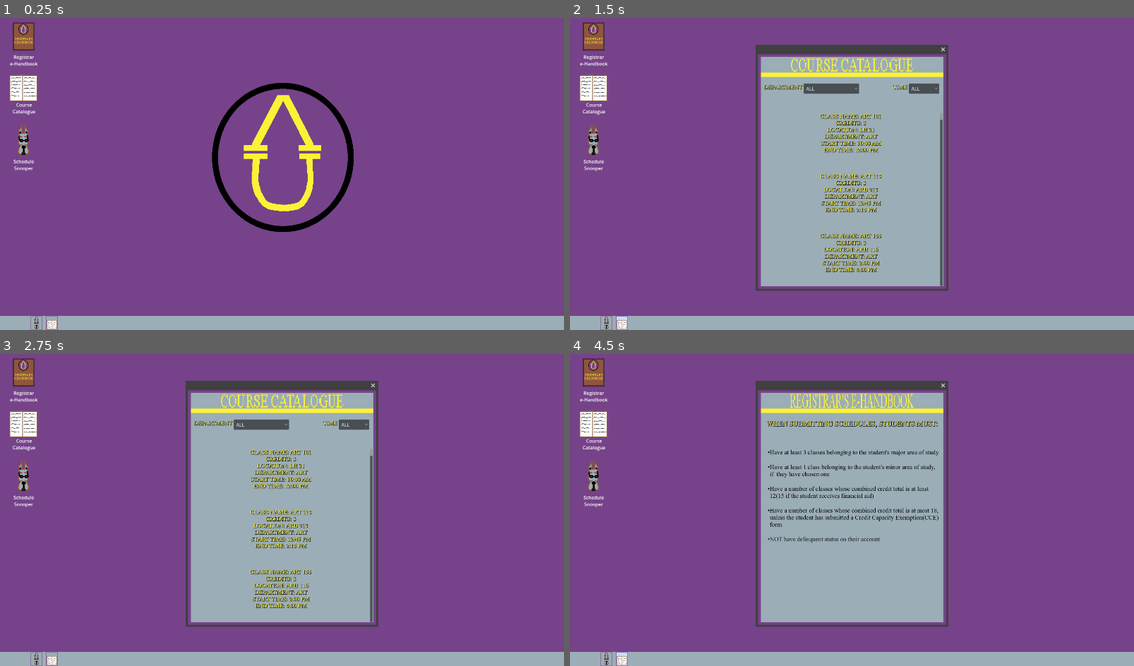
Above: before the commit, frames 1-4 (two rows, left to right).
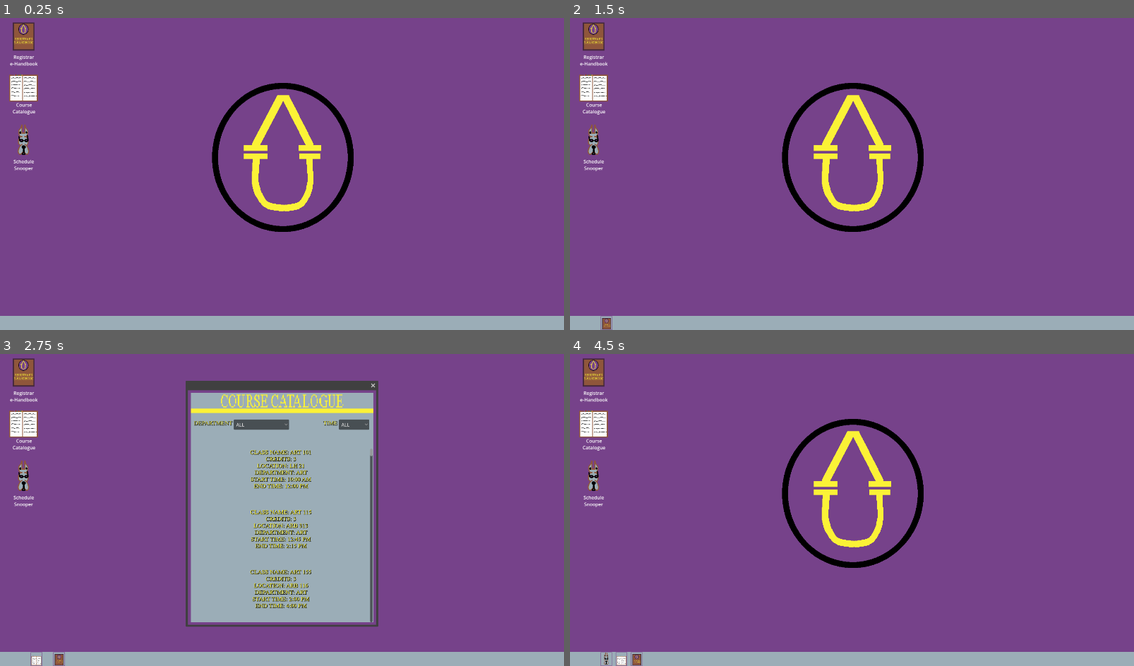
Above: after the commit, the same moments.

Repository: C3PJOE/Registrarent
Game: Godot game, scene res://Scenes/Main.tscn
Same seed, same stepped clock (60 frames per second), same inputs: the game is played once before the commit and once after it.
Inputs (mouse positions are in pixels of both pictures, inside the frame that each line leads up to):
- Up to frame 1 (0.25 s): no input
- Up to frame 2 (1.5 s): click "[center]Registrar[/center] [c…" at 0.5 s; click (620, 323) at 1.27 s
- Up to frame 3 (2.75 s): click "[center]Course Catalogue[cent…" at 2 s
- Up to frame 4 (4.5 s): click "[center]Schedule Snooper[cent…" at 2.75 s; click (603, 659) at 3.5 s; click (620, 659) at 4.25 s

The runs differ from the first frame. In frame 1, 0.1% of the frame differs, in the area x 5-11%, y 95-100%; in frame 2, 26%, in the area x 5-68%, y 8-100%; in frame 3, 0.2%; in frame 4, 26%.

Commit message:
schedules now take student grade into consideration and exclude 100 lvls for seniors and 400 lvls for freshmen

Diff:
--- a/Scenes/CourseCatalogueParentWindow.gd
+++ b/Scenes/CourseCatalogueParentWindow.gd
@@ -1,5 +1,7 @@
 extends Window
 @onready var course_catalogue_window = $CourseCatalogueWindow
+@onready var catalogue_taskbar_button = $"../Desktop/Taskbar/TaskbarShortcutContainer/CatalogueTaskbarButton"
+
 # Called when the node enters the scene tree for the first time.
 func _ready():
 	pass # Replace with function body.
@@ -12,3 +14,4 @@
 	#hides the window when the close button is hit
 	hide()
 	course_catalogue_window.hide()
+	catalogue_taskbar_button.hide()
--- a/Scenes/Main.tscn
+++ b/Scenes/Main.tscn
@@ -7,11 +7,10 @@
 [ext_resource type="Script" path="res://Scenes/ScheduleBrowserParentWindow.gd" id="4_5g6ji"]
 [ext_resource type="Texture2D" uid="uid://dklab118e8sf7" path="res://Assets/sprite1.png" id="5_de07d"]
 [ext_resource type="Texture2D" uid="uid://cvu0vx1x3x1rp" path="res://Assets/TaskbarBrowserIcon.png" id="6_1h1ua"]
-[ext_resource type="Texture2D" uid="uid://cq401s5168vo3" path="res://Assets/TaskbarBrowserIconHovered.png" id="6_4o3tk"]
 [ext_resource type="Texture2D" uid="uid://ltkgnnip50v0" path="res://Assets/TaskbarCatalogueIcon.png" id="7_53cl5"]
 [ext_resource type="Script" path="res://Scenes/ScheduleBrowserWindow.gd" id="7_f7lbd"]
 [ext_resource type="Texture2D" uid="uid://bxy54uli5frc4" path="res://Assets/ClassDictionary.png" id="7_u6a4s"]
-[ext_resource type="Texture2D" uid="uid://ox4mo215sg5h" path="res://Assets/TaskbarCatalogueIconHovered.png" id="8_gu2u2"]
+[ext_resource type="Texture2D" uid="uid://bp5s1jhpkt4kk" path="res://Assets/RegManuaTaskbarIcon.png" id="8_kvmku"]
 [ext_resource type="Texture2D" uid="uid://ps7fk0jmud10" path="res://Assets/Browser.png" id="9_tg8ot"]
 [ext_resource type="BitMap" uid="uid://b4iij4p71paa8" path="res://Assets/TaskbarBrowserIcon.bmp" id="9_us4hl"]
 [ext_resource type="BitMap" uid="uid://dhib12cepcy04" path="res://Assets/RegistrarHandbookIcon.bmp" id="10_c5tvr"]
@@ -218,15 +217,16 @@
 
 [node name="Resume" type="Button" parent="MainContainer/PauseMenu/BoxContainer"]
 layout_mode = 2
+mouse_default_cursor_shape = 2
 text = "Resume"
 
 [node name="Quit" type="Button" parent="MainContainer/PauseMenu/BoxContainer"]
 layout_mode = 2
+mouse_default_cursor_shape = 2
 text = "Quit"
 
 [node name="Desktop" type="TextureRect" parent="MainContainer"]
 layout_mode = 2
-mouse_default_cursor_shape = 2
 texture = ExtResource("2_isq8e")
 
 [node name="Taskbar" type="Panel" parent="MainContainer/Desktop"]
@@ -239,12 +239,12 @@
 [node name="TaskbarShortcutContainer" type="BoxContainer" parent="MainContainer/Desktop/Taskbar"]
 layout_mode = 1
 offset_left = 100.0
-offset_top = 0.5
-offset_right = 202.0
-offset_bottom = 48.5
-mouse_default_cursor_shape = 2
+offset_top = 1.0
+offset_right = 251.0
+offset_bottom = 49.0
 
 [node name="BrowserTaskbarButton" type="TextureButton" parent="MainContainer/Desktop/Taskbar/TaskbarShortcutContainer"]
+visible = false
 layout_mode = 2
 size_flags_horizontal = 3
 focus_mode = 0
@@ -252,12 +252,13 @@
 mouse_default_cursor_shape = 2
 texture_normal = ExtResource("6_1h1ua")
 texture_pressed = ExtResource("6_1h1ua")
-texture_hover = ExtResource("6_4o3tk")
+texture_hover = ExtResource("6_1h1ua")
 texture_click_mask = ExtResource("9_us4hl")
 ignore_texture_size = true
 stretch_mode = 4
 
 [node name="CatalogueTaskbarButton" type="TextureButton" parent="MainContainer/Desktop/Taskbar/TaskbarShortcutContainer"]
+visible = false
 layout_mode = 2
 size_flags_horizontal = 3
 focus_mode = 0
@@ -266,7 +267,22 @@
 keep_pressed_outside = true
 texture_normal = ExtResource("7_53cl5")
 texture_pressed = ExtResource("7_53cl5")
-texture_hover = ExtResource("8_gu2u2")
+texture_hover = ExtResource("7_53cl5")
+texture_click_mask = ExtResource("9_us4hl")
+ignore_texture_size = true
+stretch_mode = 4
+
+[node name="RegistrarManualTaskbarButton" type="TextureButton" parent="MainContainer/Desktop/Taskbar/TaskbarShortcutContainer"]
+visible = false
+layout_mode = 2
+size_flags_horizontal = 3
+focus_mode = 0
+mouse_default_cursor_shape = 2
+action_mode = 0
+keep_pressed_outside = true
+texture_normal = ExtResource("8_kvmku")
+texture_pressed = ExtResource("8_kvmku")
+texture_hover = ExtResource("8_kvmku")
 texture_click_mask = ExtResource("9_us4hl")
 ignore_texture_size = true
 stretch_mode = 4
@@ -1383,11 +1399,13 @@
 offset_top = 100.0
 offset_right = 288.0
 offset_bottom = 135.0
+mouse_default_cursor_shape = 2
 theme_override_constants/separation = -14
 
 [node name="DepartmentLabel" type="RichTextLabel" parent="MainContainer/CourseCatalogueParentWindow/CourseCatalogueWindow/Dropdown1"]
 custom_minimum_size = Vector2(150, 0)
 layout_mode = 2
+mouse_default_cursor_shape = 2
 theme_override_colors/default_color = Color(0.984314, 0.94902, 0.211765, 1)
 theme_override_colors/font_shadow_color = Color(0, 0, 0, 1)
 theme_override_constants/shadow_offset_y = 2
@@ -1399,6 +1417,7 @@
 
 [node name="DepartmentDropdown" type="OptionButton" parent="MainContainer/CourseCatalogueParentWindow/CourseCatalogueWindow/Dropdown1"]
 layout_mode = 2
+mouse_default_cursor_shape = 2
 item_count = 7
 selected = 0
 popup/item_0/text = "ALL"
@@ -1421,11 +1440,13 @@
 offset_top = 100.0
 offset_right = 728.0
 offset_bottom = 135.0
+mouse_default_cursor_shape = 2
 theme_override_constants/separation = -6
 
 [node name="TimeLabel" type="RichTextLabel" parent="MainContainer/CourseCatalogueParentWindow/CourseCatalogueWindow/Dropdown2"]
 custom_minimum_size = Vector2(60, 0)
 layout_mode = 2
+mouse_default_cursor_shape = 2
 theme_override_colors/default_color = Color(0.984314, 0.94902, 0.211765, 1)
 theme_override_colors/font_shadow_color = Color(0, 0, 0, 1)
 theme_override_constants/shadow_offset_y = 2
@@ -1437,6 +1458,7 @@
 
 [node name="TimeDropdown" type="OptionButton" parent="MainContainer/CourseCatalogueParentWindow/CourseCatalogueWindow/Dropdown2"]
 layout_mode = 2
+mouse_default_cursor_shape = 2
 item_count = 34
 selected = 0
 allow_reselect = true
@@ -1604,10 +1626,28 @@
 theme_override_fonts/normal_font = ExtResource("18_cy781")
 theme_override_font_sizes/normal_font_size = 21
 bbcode_enabled = true
-text = "[ul]Have a number of classes whose combined credit total is at most 18, unless the student has submitted a Credit Capacity Exemption(CCE) form[/ul]"
+text = "[ul]Have a number of classes whose combined credit total is at most 18[/ul]"
 fit_content = true
 
 [node name="Rule5" type="RichTextLabel" parent="MainContainer/RegistarManualParentWindow/RegistrarManualWindow/ClassCatalogueScrollContainer/ClassCatalogueContainer"]
+layout_mode = 2
+theme_override_colors/default_color = Color(0.133333, 0.14902, 0.160784, 1)
+theme_override_fonts/normal_font = ExtResource("18_cy781")
+theme_override_font_sizes/normal_font_size = 21
+bbcode_enabled = true
+text = "[ul]NOT have 100-level classes if the student is a SENIOR[/ul]"
+fit_content = true
+
+[node name="Rule7" type="RichTextLabel" parent="MainContainer/RegistarManualParentWindow/RegistrarManualWindow/ClassCatalogueScrollContainer/ClassCatalogueContainer"]
+layout_mode = 2
+theme_override_colors/default_color = Color(0.133333, 0.14902, 0.160784, 1)
+theme_override_fonts/normal_font = ExtResource("18_cy781")
+theme_override_font_sizes/normal_font_size = 21
+bbcode_enabled = true
+text = "[ul]NOT have 400-level classes if the student is a FRESHMAN[/ul]"
+fit_content = true
+
+[node name="Rule6" type="RichTextLabel" parent="MainContainer/RegistarManualParentWindow/RegistrarManualWindow/ClassCatalogueScrollContainer/ClassCatalogueContainer"]
 layout_mode = 2
 theme_override_colors/default_color = Color(0.133333, 0.14902, 0.160784, 1)
 theme_override_fonts/normal_font = ExtResource("18_cy781")
@@ -1823,6 +1863,7 @@
 [connection signal="pressed" from="MainContainer/PauseMenu/BoxContainer/Quit" to="." method="_on_quit_pressed"]
 [connection signal="pressed" from="MainContainer/Desktop/Taskbar/TaskbarShortcutContainer/BrowserTaskbarButton" to="MainContainer" method="_on_browser_taskbar_button_pressed"]
 [connection signal="pressed" from="MainContainer/Desktop/Taskbar/TaskbarShortcutContainer/CatalogueTaskbarButton" to="MainContainer" method="_on_catalogue_taskbar_button_pressed"]
+[connection signal="pressed" from="MainContainer/Desktop/Taskbar/TaskbarShortcutContainer/RegistrarManualTaskbarButton" to="MainContainer" method="_on_registrar_manual_taskbar_button_pressed"]
 [connection signal="pressed" from="MainContainer/Desktop/DesktopShortcutContainer/RegistrarManualDesktopShortcut" to="MainContainer" method="_on_registrar_manual_desktop_shortcut_pressed"]
 [connection signal="pressed" from="MainContainer/Desktop/DesktopShortcutContainer/CatalogueDesktopShortcut" to="MainContainer" method="_on_catalogue_desktop_shortcut_pressed"]
 [connection signal="pressed" from="MainContainer/Desktop/DesktopShortcutContainer/BrowserDesktopShortcut" to="MainContainer" method="_on_browser_desktop_shortcut_pressed"]
--- a/Scenes/MainContainer.gd
+++ b/Scenes/MainContainer.gd
@@ -5,10 +5,10 @@
 @onready var schedule_browser_window = $ScheduleBrowserParentWindow/ScheduleBrowserWindow
 @onready var course_catalogue_parent_window = $CourseCatalogueParentWindow
 @onready var course_catalogue_window = $CourseCatalogueParentWindow/CourseCatalogueWindow
-
+@onready var registrar_manual_taskbar_button = $Desktop/Taskbar/TaskbarShortcutContainer/RegistrarManualTaskbarButton
 @onready var browser_taskbar_button = $Desktop/Taskbar/TaskbarShortcutContainer/BrowserTaskbarButton
 @onready var catalogue_taskbar_button = $Desktop/Taskbar/TaskbarShortcutContainer/CatalogueTaskbarButton
-@onready var registar_manual_parent_window = $RegistarManualParentWindow
+@onready var registrar_manual_parent_window = $RegistarManualParentWindow
 @onready var registrar_manual_window = $RegistarManualParentWindow/RegistrarManualWindow
 @onready var desktop_shortcut_container = $Desktop/DesktopShortcutContainer
 @onready var registrar_manual_desktop_shortcut = $Desktop/DesktopShortcutContainer/RegistrarManualDesktopShortcut
@@ -45,6 +45,7 @@
 	if schedule_browser_parent_window.visible == true:
 		pass
 	else:
+		browser_taskbar_button.show()
 		schedule_browser_parent_window.show()
 		schedule_browser_window.show()
 
@@ -52,6 +53,7 @@
 	if course_catalogue_parent_window.visible == true:
 		pass
 	else:
+		catalogue_taskbar_button.show()
 		course_catalogue_parent_window.show()
 		course_catalogue_window.show()
 
@@ -65,8 +67,18 @@
 
 
 func _on_registrar_manual_desktop_shortcut_pressed():
-	if registar_manual_parent_window.visible == true:
+	if registrar_manual_parent_window.visible == true:
 		pass
 	else:
-		registar_manual_parent_window.show()
+		registrar_manual_taskbar_button.show()
+		registrar_manual_parent_window.show()
 		registrar_manual_window.show()
+
+
+func _on_registrar_manual_taskbar_button_pressed():
+	if registrar_manual_parent_window.visible == true:
+		registrar_manual_parent_window.hide()
+		registrar_manual_window.hide()
+	else:
+		registrar_manual_parent_window.show()
+		registrar_manual_window.show()
--- a/Scenes/RegistarManualParentWindow.gd
+++ b/Scenes/RegistarManualParentWindow.gd
@@ -1,5 +1,7 @@
 extends Window
 @onready var registrar_manual_window = $RegistrarManualWindow
+@onready var registrar_manual_taskbar_button = $"../Desktop/Taskbar/TaskbarShortcutContainer/RegistrarManualTaskbarButton"
+
 
 # Called when the node enters the scene tree for the first time.
 func _ready():
@@ -15,3 +17,4 @@
 	#hides the window when the close button is hit
 	hide()
 	registrar_manual_window.hide()
+	registrar_manual_taskbar_button.hide()
--- a/Scenes/ScheduleBrowserParentWindow.gd
+++ b/Scenes/ScheduleBrowserParentWindow.gd
@@ -1,5 +1,7 @@
 extends Window
 @onready var schedule_browser_window = $ScheduleBrowserWindow
+@onready var browser_taskbar_button = $"../Desktop/Taskbar/TaskbarShortcutContainer/BrowserTaskbarButton"
+
 # Called when the node enters the scene tree for the first time.
 func _ready():
 	pass
@@ -11,3 +13,4 @@
 	#hides the window when the close button is hit
 	hide()
 	schedule_browser_window.hide()
+	browser_taskbar_button.hide()
--- a/Scenes/ScheduleBrowserWindow.gd
+++ b/Scenes/ScheduleBrowserWindow.gd
@@ -89,6 +89,8 @@
 @onready var wednesday_label = get_tree().get_nodes_in_group("WednesdayLabels")
 @onready var thursday_label = get_tree().get_nodes_in_group("ThursdayLabels")
 @onready var friday_label = get_tree().get_nodes_in_group("FridayLabels")
+@onready var main_container = $"../.."
+
 func _ready():
 	#index variable we will pass to set current schedule to tell it which
 	#student needs to have their schedule set
@@ -97,7 +99,6 @@
 
 #calls the set current schedule function
 func start():
-
 	_set_time_labels_positions()
 	_set_week_label_x_positions()
 	student_names = read_json_file(student_names_file)
@@ -191,17 +192,42 @@
 	student["FINANCIAL AID"] = parsed_fin_aid
 	student["ACCOUNT STATUS"] = parsed_acc_stat
 
-func filter_out_study_areas(st_major,st_minor):
+func filter_out_study_areas(st_major,st_minor,st_year):
 	var filtered_array:Array = []
-	for lesson in classData:
-		if lesson.CLASSDEPARTMENT != st_major and lesson.CLASSDEPARTMENT != st_minor:
-			filtered_array.append(lesson)
+	#creates a regex var that will be used for class number comparison later
+	var regex = RegEx.new()
+	#sets the pattern to match letters and whitespaces
+	regex.compile("^[A-Za-z]\\S+\\s+")
+	var lesson_name:String
+	var lesson_numbers_only
+	if st_year != "FRESHMAN" and st_year!= "SENIOR":
+		for lesson in classData:
+			if lesson.CLASSDEPARTMENT != st_major and lesson.CLASSDEPARTMENT != st_minor:
+				filtered_array.append(lesson)
+
+	elif st_year == "FRESHMAN":
+		for lesson in classData:
+			lesson_name = lesson.CLASSNAME
+			#lesson_numbers var gets set to just the numbers of the lesson_name var, using regex to replace letters/spaces with nothing
+			lesson_numbers_only = regex.sub(lesson_name,"")
+			if lesson.CLASSDEPARTMENT != st_major and lesson.CLASSDEPARTMENT != st_minor and (!(lesson_numbers_only.begins_with("4"))):
+				filtered_array.append(lesson)
+
+	elif st_year == "SENIOR":
+		for lesson in classData:
+			lesson_name = lesson.CLASSNAME
+			#lesson_numbers var gets set to just the numbers of the lesson_name var, using regex to replace letters/spaces with nothing
+			lesson_numbers_only = regex.sub(lesson_name,"")
+			if lesson.CLASSDEPARTMENT != st_major and lesson.CLASSDEPARTMENT != st_minor and (!(lesson_numbers_only.begins_with("1"))):
+				filtered_array.append(lesson)
+
 	return filtered_array
 #function to find and reesolve potential schedule time conflicts
-func start_end_conflict_finder(array:Array,major_array:Array,minor_array:Array,classes_to_exclude:Array):
-	var s_major = major_array[0].CLASSDEPARTMENT
-	var s_minor = minor_array[0].CLASSDEPARTMENT
-	var irrelevant_courses = filter_out_study_areas(s_major,s_minor)
+func start_end_conflict_finder(array:Array,student,major_array:Array,minor_array:Array,classes_to_exclude:Array):
+	var s_major = student.MAJOR
+	var s_minor = student.MINOR
+	var s_year = student.YEAR
+	var irrelevant_courses = filter_out_study_areas(s_major,s_minor,s_year)
 	var time_pair:Array = []
 	time_pair.resize(array.size())
 	var conflict_array:Array = []
@@ -280,28 +306,106 @@
 		#clear the conflict array once the for loop terminates
 		conflict_array.clear()
 		#calls conflict finder again until the conflict array has no conflicts
-		start_end_conflict_finder(array,major_array,minor_array,classes_to_exclude)
+		start_end_conflict_finder(array,student,major_array,minor_array,classes_to_exclude)
 
 #iterates through the array of classes and appends a class to a new array if the class matches the student's major
-func make_major_array(student):
+#takes an optional param that, if == 1, will allow every class in the studen'ts major into the array,
+#even if the class does not suit the student's grade level
+func make_major_array(student,allow_invalid_classes:int = 0):
 	var major_array:Array = []
-	for lesson in classData:
-		if lesson.CLASSDEPARTMENT == student.MAJOR:
-			major_array.append(lesson)
+	var regex = RegEx.new()
+	var lesson_name:String
+	var lesson_numbers_only
+	#sets the pattern to match letters and whitespaces
+	regex.compile("^[A-Za-z]\\S+\\s+")
+
+	if (student.YEAR != "FRESHMAN" and student.YEAR != "SENIOR") || allow_invalid_classes == 1:
+		for lesson in classData:
+			if lesson.CLASSDEPARTMENT == student.MAJOR:
+				major_array.append(lesson)
+
+	elif student.YEAR == "FRESHMAN":
+		for lesson in classData:
+			lesson_name = lesson.CLASSNAME
+			#lesson_numbers var gets set to just the numbers of the lesson_name var, using regex to replace letters/spaces with nothing
+			lesson_numbers_only = regex.sub(lesson_name,"")
+			if lesson.CLASSDEPARTMENT == student.MAJOR and (!(lesson_numbers_only.begins_with("4"))):
+				major_array.append(lesson)
+	else:
+		for lesson in classData:
+			lesson_name = lesson.CLASSNAME
+			#lesson_numbers var gets set to just the numbers of the lesson_name var, using regex to replace letters/spaces with nothing
+			lesson_numbers_only = regex.sub(lesson_name,"")
+			if lesson.CLASSDEPARTMENT == student.MAJOR and (!(lesson_numbers_only.begins_with("1"))):
+				major_array.append(lesson)
 
 	return major_array
 
-func make_minor_array(student):
+#iterates through the array of classes and appends a class to a new array if the class matches the student's major
+#takes an optional param that, if == 1, will allow every class in the studen'ts minor into the array,
+#even if the class does not suit the student's grade level
+func make_minor_array(student,allow_invalid_classes:int = 0):
 	var minor_array:Array = []
-	for lesson in classData:
-		if lesson.CLASSDEPARTMENT == student.MINOR:
-			minor_array.append(lesson)
+	#creates a regex var that will be used for class number comparison later
+	var regex = RegEx.new()
+	#sets the pattern to match letters and whitespaces
+	regex.compile("^[A-Za-z]\\S+\\s+")
+	var lesson_name:String
+	var lesson_numbers_only
+	if (student.YEAR != "FRESHMAN" and student.YEAR != "SENIOR") || allow_invalid_classes == 1:
+		for lesson in classData:
+			if lesson.CLASSDEPARTMENT == student.MINOR:
+				minor_array.append(lesson)
+
+	elif student.YEAR == "FRESHMAN":
+		for lesson in classData:
+			lesson_name = lesson.CLASSNAME
+			#lesson_numbers var gets set to just the numbers of the lesson_name var, using regex to replace letters/spaces with nothing
+			lesson_numbers_only = regex.sub(lesson_name,"")
+			if lesson.CLASSDEPARTMENT == student.MINOR and (!(lesson_numbers_only.begins_with("4"))):
+				minor_array.append(lesson)
+	else:
+		for lesson in classData:
+			lesson_name = lesson.CLASSNAME
+			#lesson_numbers var gets set to just the numbers of the lesson_name var, using regex to replace letters/spaces with nothing
+			lesson_numbers_only = regex.sub(lesson_name,"")
+			if lesson.CLASSDEPARTMENT == student.MINOR and (!(lesson_numbers_only.begins_with("1"))):
+				minor_array.append(lesson)
 
 	return minor_array
+#function that filters 100 level classes out of the senior class pool
+#and 400 level classes out of the freshmen class pool
+func filter_out_class_level(student):
+	var filtered_array:Array = []
+	var regex = RegEx.new()
+	#sets the pattern to match letters and whitespaces
+	regex.compile("^[A-Za-z]\\S+\\s+")
+	var lesson_name:String
+	var lesson_numbers_only
+	if student.YEAR != "FRESHMAN" and student.YEAR != "SENIOR":
+		return classData
+	elif student.YEAR == "FRESHMAN":
+		for lesson in classData:
+			lesson_name = lesson.CLASSNAME
+			#lesson_numbers var gets set to just the numbers of the lesson_name var, using regex to replace letters/spaces with nothing
+			lesson_numbers_only = regex.sub(lesson_name,"")
+			if (!(lesson_numbers_only.begins_with("4"))):
+				filtered_array.append(lesson)
+	else:
+		for lesson in classData:
+			lesson_name = lesson.CLASSNAME
+			#lesson_numbers var gets set to just the numbers of the lesson_name var, using regex to replace letters/spaces with nothing
+			lesson_numbers_only = regex.sub(lesson_name,"")
+			if (!(lesson_numbers_only.begins_with("1"))):
+				filtered_array.append(lesson)
+
+	return filtered_array
 #function that makes and enters the schedule data into the dictionary for the student
 func schedule_maker(student):
 	var major_class_array = make_major_array(student)
 	var minor_class_array = make_minor_array(student)
+	#var that will hold every class that the student is eligible for (i.e no 100 levels for seniors and no 400s for freshmen)
+	var every_valid_class_array:Array
 	var classes_added = 0
 	var seed_1:int
 	var seed_2:int
@@ -317,28 +421,29 @@
 	var all_classes = []
 	var mon_wed_fri_classes:Array = []
 	var tu_thurs_classes:Array = []
-	seed_1 =rng.randi_range(0,major_class_array.size()-1)
-	seed_2 =rng.randi_range(0,major_class_array.size()-1)
-	seed_3 =rng.randi_range(0,minor_class_array.size()-1)
-	seed_4 =rng.randi_range(0,major_class_array.size()-1)
-	seed_5 =rng.randi_range(0,classData.size()-1)
-	class_1 = classData[seed_1]
-	class_2 = classData[seed_2]
-	class_3 = classData[seed_3]
-	class_4 = classData[seed_4]
-	class_5 = classData[seed_5]
+	every_valid_class_array = filter_out_class_level(student)
+	seed_1 =rng.randi_range(0,every_valid_class_array.size()-1)
+	seed_2 =rng.randi_range(0,every_valid_class_array.size()-1)
+	seed_3 =rng.randi_range(0,every_valid_class_array.size()-1)
+	seed_4 =rng.randi_range(0,every_valid_class_array.size()-1)
+	seed_5 =rng.randi_range(0,every_valid_class_array.size()-1)
+	class_1 = every_valid_class_array[seed_1]
+	class_2 = every_valid_class_array[seed_2]
+	class_3 = every_valid_class_array[seed_3]
+	class_4 = every_valid_class_array[seed_4]
+	class_5 = every_valid_class_array[seed_5]
 	#generates new seeds until none of them are duplicates, this will ensure unique classes
 	while seed_1 == seed_2 || seed_1 == seed_3 || seed_1 == seed_4 || seed_1 == seed_5 || seed_2 == seed_3 || seed_2 == seed_4 || seed_2 == seed_5|| seed_3 == seed_4 || seed_3 == seed_5 || seed_4 == seed_5:
-		seed_1 =rng.randi_range(0,classData.size()-1)
-		seed_2 =rng.randi_range(0,classData.size()-1)
-		seed_3 =rng.randi_range(0,classData.size()-1)
-		seed_4 =rng.randi_range(0,classData.size()-1)
-		seed_5 =rng.randi_range(0,classData.size()-1)
-		class_1 = classData[seed_1]
-		class_2 = classData[seed_2]
-		class_3 = classData[seed_3]
-		class_4 = classData[seed_4]
-		class_5 = classData[seed_5]
+		seed_1 =rng.randi_range(0,every_valid_class_array.size()-1)
+		seed_2 =rng.randi_range(0,every_valid_class_array.size()-1)
+		seed_3 =rng.randi_range(0,every_valid_class_array.size()-1)
+		seed_4 =rng.randi_range(0,every_valid_class_array.size()-1)
+		seed_5 =rng.randi_range(0,every_valid_class_array.size()-1)
+		class_1 = every_valid_class_array[seed_1]
+		class_2 = every_valid_class_array[seed_2]
+		class_3 = every_valid_class_array[seed_3]
+		class_4 = every_valid_class_array[seed_4]
+		class_5 = every_valid_class_array[seed_5]
 
 	mon_wed_fri_classes = [class_1,class_2,class_3]
 	tu_thurs_classes = [class_4,class_5]
@@ -398,9 +503,9 @@
 	tu_thurs_classes.append(all_classes[3])
 	tu_thurs_classes.append(all_classes[4])
 
-	start_end_conflict_finder(mon_wed_fri_classes,major_class_array,minor_class_array,used_classes_list)
-
-	start_end_conflict_finder(tu_thurs_classes,major_class_array,minor_class_array,used_classes_list)
+	start_end_conflict_finder(mon_wed_fri_classes,student,major_class_array,minor_class_array,used_classes_list)
+
+	start_end_conflict_finder(tu_thurs_classes,student,major_class_array,minor_class_array,used_classes_list)
 
 	#trims null elements that maye be present after start_end_conflict_finder calls
 	_trim(mon_wed_fri_classes)
@@ -553,7 +658,6 @@
 	#vars that will hold the 12 hr start and end time of classes
 	var _12_hr_start_time
 	var _12_hr_end_time
-
 	var n = 0
 	for label in parent_array[day]:
 		#waits a fraction of a second because I was having issues with the first schedule not placing correctly and
@@ -597,6 +701,12 @@
 	var credit_total:int
 	var major_class_total:int
 	var minor_class_total:int
+	#creates a regex var that will be used for class number comparison later
+	var regex = RegEx.new()
+	#sets the pattern to match letters and whitespaces
+	regex.compile("^[A-Za-z]\\S+\\s+")
+	var lesson_name:String
+	var lesson_numbers_only
 	#return value of -1 indicates account delinquency
 	if current_student_AS == "DELINQUENT":
 		return -1
@@ -629,6 +739,25 @@
 			return 3
 		else:
 			pass
+		if current_student_year == "FRESHMAN":
+			for item in result_array:
+				for lesson in item:
+					lesson_name = lesson.CLASSNAME
+					#lesson_numbers var gets set to just the numbers of the lesson_name var, using regex to replace letters/spaces with nothing
+					lesson_numbers_only = regex.sub(lesson_name,"")
+					#return value of 4 indicates a freshman with a senior level class
+					if lesson_numbers_only.begins_with("4"):
+						return 4
+		elif current_student_year == "SENIOR":
+			for item in result_array:
+				for lesson in item:
+					lesson_name = lesson.CLASSNAME
+					#lesson_numbers var gets set to just the numbers of the lesson_name var, using regex to replace letters/spaces with nothing
+					lesson_numbers_only = regex.sub(lesson_name,"")
+					#return value of 5 indicates a senior with a freshman level class
+					if lesson_numbers_only.begins_with("1"):
+						return 5
+
 	#return value of 0 indicates all criteria met
 	return 0
 #helper function that checks the number of minor classes the student is enrolled in and returns the total
Binary file added: Assets/RegManuaTaskbarIcon.aseprite
Binary file added: Assets/RegManuaTaskbarIcon.png
Not shown: 1 places in Scenes/Main.tscn that only renumber resources
